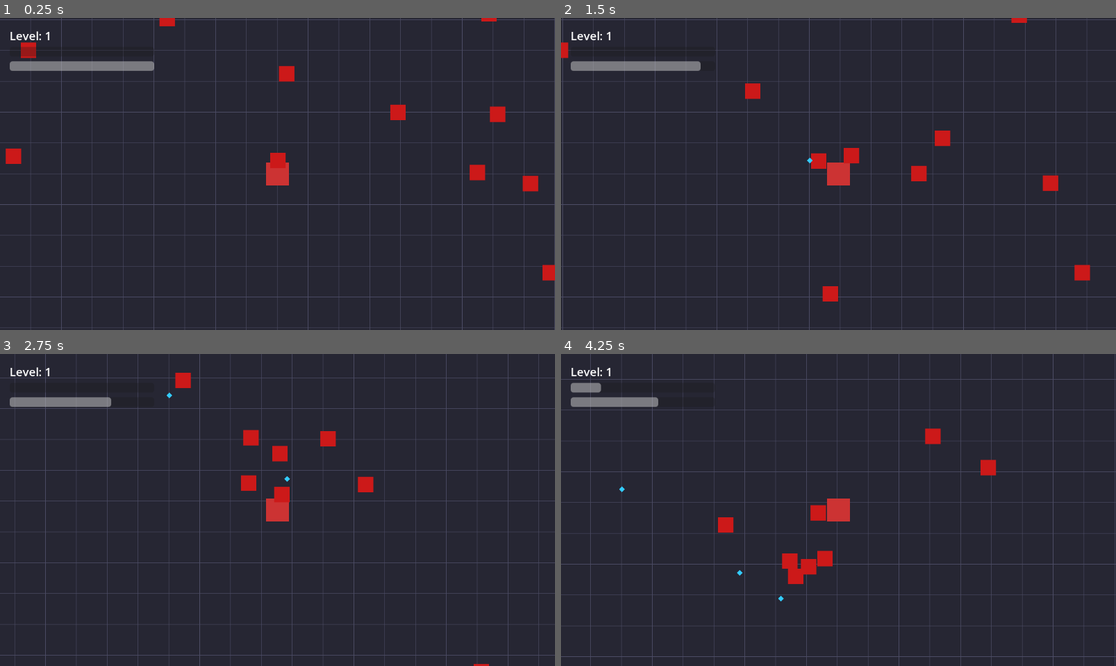
Above: before the commit, frames 1-4 (two rows, left to right).
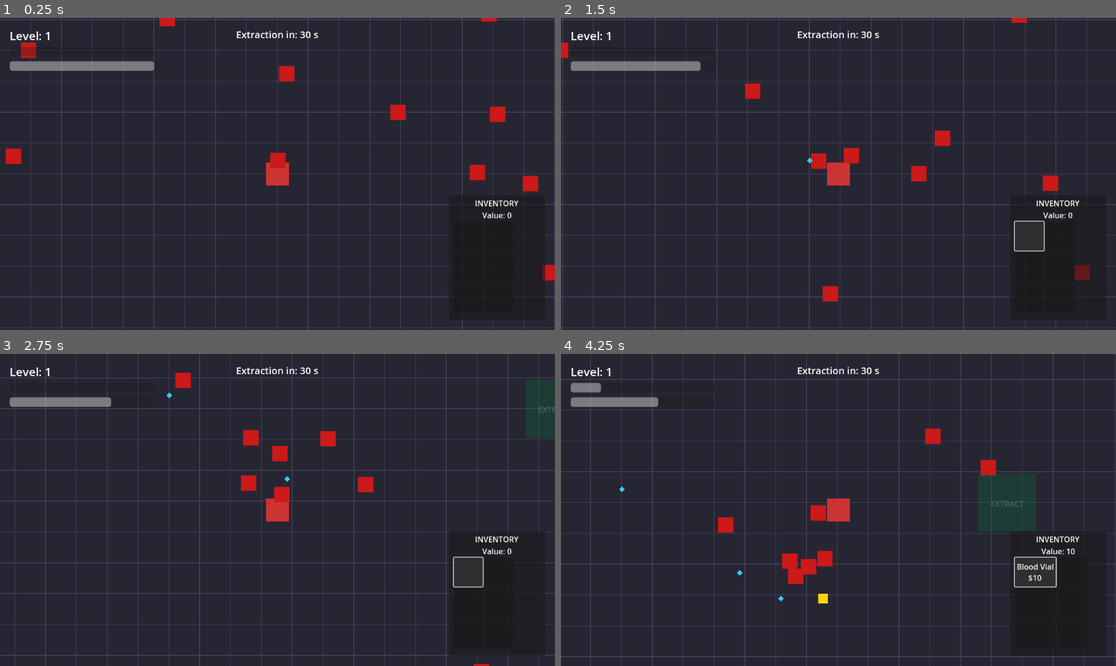
Above: after the commit, the same moments.

Repository: marlonpg/poc-vampire-raiders
Game: Godot game, scene res://scenes/world/GameWorld.tscn
Same seed, same stepped clock (60 frames per second), same inputs: the game is played once before the commit and once after it.
Inputs (mouse positions are in pixels of both pictures, inside the frame that each line leads up to):
- Up to frame 1 (0.25 s): no input
- Up to frame 2 (1.5 s): click (1027, 236) at 0.52 s; tap Enter (ui_accept) at 1.25, 1.35 s; hold D (move_right) from 1.28 s (still down)
- Up to frame 3 (2.75 s): tap Enter (ui_accept) at 1.52, 1.82, 2.1, 2.27, 2.57 s; release D (move_right) at 2.03 s; hold S (move_down) from 2.03 s (still down)
- Up to frame 4 (4.25 s): release S (move_down) at 2.78 s; hold D (move_right) 2.78-3.53 s; tap Enter (ui_accept) at 2.85, 3.6, 3.77, 4.07 s; hold W (move_up) from 3.53 s (still down)

The runs differ from the first frame. In frame 1, 0.6% of the frame differs, in the area x 42-99%, y 4-97%; in frame 2, 0.8%; in frame 3, 0.8%; in frame 4, 1.0%.

Commit message:
feat: add loot system and extraction mechanics
Loot & Inventory System:
- Implement 6-slot grid inventory with visual UI (bottom-right)
- Add loot drops from enemies (10% chance, gold squares)
- Create clickable inventory slots to drop items
- Track total loot value for extraction
- Items dropped with offset to prevent auto-pickup

Extraction System:
- Add 2 extraction points (east/west) that unlock after 30s
- Implement 5-second extraction timer with stay-in-zone requirement
- Create extraction progress bar (bottom center)
- Add countdown timer UI showing time until extraction unlocks
- Build win screen displaying extracted loot value

Game Manager:
- Add game timer and extraction unlock system
- Coordinate extraction point activation
- Manage game state and win conditions

Complete extraction loop: survive → collect loot → manage inventory → extract → win with loot value displayed. Core unique mechanic (vs Vampire Survivors) now functional.

Diff:
--- a/poc-godot/vampire-raiders/scenes/enemies/BasicEnemy.tscn
+++ b/poc-godot/vampire-raiders/scenes/enemies/BasicEnemy.tscn
@@ -1,7 +1,8 @@
-[gd_scene load_steps=4 format=3 uid="uid://c8yqm3xr5vn2w"]
+[gd_scene load_steps=5 format=3 uid="uid://c8yqm3xr5vn2w"]
 
 [ext_resource type="Script" path="res://scripts/enemies/basic_enemy.gd" id="1_enemy"]
 [ext_resource type="PackedScene" uid="uid://bq5m8xr3vn4w2" path="res://scenes/loot/XPGem.tscn" id="2_xp"]
+[ext_resource type="PackedScene" uid="uid://cp6n9yr5vn1w5" path="res://scenes/loot/LootItem.tscn" id="3_loot"]
 
 [sub_resource type="CircleShape2D" id="CircleShape2D_enemy"]
 radius = 12.0
@@ -11,6 +12,8 @@
 collision_mask = 1
 script = ExtResource("1_enemy")
 xp_gem_scene = ExtResource("2_xp")
+loot_scene = ExtResource("3_loot")
+loot_drop_chance = 0.1
 
 [node name="CollisionShape2D" type="CollisionShape2D" parent="."]
 shape = SubResource("CircleShape2D_enemy")
--- /dev/null
+++ b/poc-godot/vampire-raiders/scenes/loot/LootItem.tscn
@@ -0,0 +1,18 @@
+[gd_scene load_steps=3 format=3 uid="uid://cp6oayr5vn1w5"]
+
+[ext_resource type="Script" path="res://scripts/systems/loot_item.gd" id="1_loot"]
+
+[sub_resource type="CircleShape2D" id="CircleShape2D_loot"]
+radius = 12.0
+
+[node name="LootItem" type="Area2D"]
+collision_layer = 8
+collision_mask = 1
+script = ExtResource("1_loot")
+
+[node name="CollisionShape2D" type="CollisionShape2D" parent="."]
+shape = SubResource("CircleShape2D_loot")
+
+[node name="Visual" type="Polygon2D" parent="."]
+color = Color(1, 0.84, 0, 1)
+polygon = PackedVector2Array(-10, -10, 10, -10, 10, 10, -10, 10)
--- a/poc-godot/vampire-raiders/scenes/player/Player.tscn
+++ b/poc-godot/vampire-raiders/scenes/player/Player.tscn
@@ -1,8 +1,10 @@
-[gd_scene load_steps=5 format=3 uid="uid://bxqvh5yjwxfyh"]
+[gd_scene load_steps=7 format=3 uid="uid://bxqvh5yjwxfyh"]
 
 [ext_resource type="Script" path="res://scripts/player/player.gd" id="1_player"]
 [ext_resource type="Script" path="res://scripts/weapons/weapon_controller.gd" id="2_weapon"]
 [ext_resource type="PackedScene" uid="uid://dkw8xp5yjm3r1" path="res://scenes/weapons/BloodDagger.tscn" id="3_dagger"]
+[ext_resource type="Script" path="res://scripts/systems/inventory.gd" id="4_inventory"]
+[ext_resource type="PackedScene" uid="uid://cp6n9yr5vn1w5" path="res://scenes/loot/LootItem.tscn" id="5_loot"]
 
 [sub_resource type="CircleShape2D" id="CircleShape2D_player"]
 radius = 16.0
@@ -26,3 +28,8 @@
 projectile_scene = ExtResource("3_dagger")
 fire_rate = 0.5
 max_range = 448.0
+
+[node name="Inventory" type="Node" parent="."]
+script = ExtResource("4_inventory")
+max_slots = 6
+loot_item_scene = ExtResource("5_loot")
--- a/poc-godot/vampire-raiders/scenes/ui/HUD.tscn
+++ b/poc-godot/vampire-raiders/scenes/ui/HUD.tscn
@@ -1,7 +1,9 @@
-[gd_scene load_steps=3 format=3 uid="uid://c3xnayr5vn8w3"]
+[gd_scene load_steps=5 format=3 uid="uid://c3xnayr5vn8w3"]
 
 [ext_resource type="Script" path="res://scripts/ui/hud.gd" id="1_hud"]
 [ext_resource type="PackedScene" uid="uid://d8xm3yr5vn9w4" path="res://scenes/ui/LevelUpMenu.tscn" id="2_menu"]
+[ext_resource type="PackedScene" uid="uid://dq7n8yr5vn2w6" path="res://scenes/ui/InventoryUI.tscn" id="3_inv"]
+[ext_resource type="PackedScene" uid="uid://cs9n6yr5vn4w8" path="res://scenes/ui/WinScreen.tscn" id="4_win"]
 
 [node name="HUD" type="CanvasLayer"]
 script = ExtResource("1_hud")
@@ -31,4 +33,31 @@
 value = 100.0
 show_percentage = false
 
+[node name="TimerLabel" type="Label" parent="."]
+anchor_left = 0.5
+anchor_right = 0.5
+offset_left = -100.0
+offset_top = 20.0
+offset_right = 100.0
+offset_bottom = 50.0
+theme_override_font_sizes/font_size = 20
+text = "Extraction in: 30 s"
+horizontal_alignment = 1
+
+[node name="ExtractionBar" type="ProgressBar" parent="."]
+anchor_left = 0.5
+anchor_top = 1.0
+anchor_right = 0.5
+anchor_bottom = 1.0
+offset_left = -200.0
+offset_top = -50.0
+offset_right = 200.0
+offset_bottom = -30.0
+max_value = 100.0
+show_percentage = false
+
 [node name="LevelUpMenu" parent="." instance=ExtResource("2_menu")]
+
+[node name="InventoryUI" parent="." instance=ExtResource("3_inv")]
+
+[node name="WinScreen" parent="." instance=ExtResource("4_win") groups=["win_screen"]]
--- /dev/null
+++ b/poc-godot/vampire-raiders/scenes/ui/InventoryUI.tscn
@@ -0,0 +1,59 @@
+[gd_scene load_steps=2 format=3 uid="uid://dq7n8yr5vn2w6"]
+
+[ext_resource type="Script" path="res://scripts/ui/inventory_ui.gd" id="1_inv_ui"]
+
+[node name="InventoryUI" type="Control"]
+layout_mode = 3
+anchors_preset = 3
+anchor_left = 1.0
+anchor_top = 1.0
+anchor_right = 1.0
+anchor_bottom = 1.0
+offset_left = -220.0
+offset_top = -280.0
+offset_right = -20.0
+offset_bottom = -20.0
+grow_horizontal = 0
+grow_vertical = 0
+script = ExtResource("1_inv_ui")
+
+[node name="Panel" type="Panel" parent="."]
+layout_mode = 1
+anchors_preset = 15
+anchor_right = 1.0
+anchor_bottom = 1.0
+grow_horizontal = 2
+grow_vertical = 2
+
+[node name="Title" type="Label" parent="Panel"]
+layout_mode = 1
+anchors_preset = 10
+anchor_right = 1.0
+offset_top = 5.0
+offset_bottom = 25.0
+grow_horizontal = 2
+text = "INVENTORY"
+horizontal_alignment = 1
+
+[node name="ValueLabel" type="Label" parent="Panel"]
+layout_mode = 1
+anchors_preset = 10
+anchor_right = 1.0
+offset_top = 30.0
+offset_bottom = 50.0
+grow_horizontal = 2
+text = "Value: 0"
+horizontal_alignment = 1
+
+[node name="GridContainer" type="GridContainer" parent="Panel"]
+layout_mode = 1
+anchors_preset = 15
+anchor_right = 1.0
+anchor_bottom = 1.0
+offset_left = 10.0
+offset_top = 55.0
+offset_right = -10.0
+offset_bottom = -10.0
+grow_horizontal = 2
+grow_vertical = 2
+columns = 2
--- /dev/null
+++ b/poc-godot/vampire-raiders/scenes/ui/WinScreen.tscn
@@ -0,0 +1,46 @@
+[gd_scene load_steps=2 format=3 uid="uid://ctan6yr5vn4w8"]
+
+[ext_resource type="Script" path="res://scripts/ui/win_screen.gd" id="1_win"]
+
+[node name="WinScreen" type="CanvasLayer"]
+process_mode = 3
+script = ExtResource("1_win")
+
+[node name="Panel" type="Panel" parent="."]
+anchors_preset = 15
+anchor_right = 1.0
+anchor_bottom = 1.0
+grow_horizontal = 2
+grow_vertical = 2
+
+[node name="VBoxContainer" type="VBoxContainer" parent="Panel"]
+layout_mode = 1
+anchors_preset = 8
+anchor_left = 0.5
+anchor_top = 0.5
+anchor_right = 0.5
+anchor_bottom = 0.5
+offset_left = -150.0
+offset_top = -100.0
+offset_right = 150.0
+offset_bottom = 100.0
+grow_horizontal = 2
+grow_vertical = 2
+theme_override_constants/separation = 20
+alignment = 1
+
+[node name="Title" type="Label" parent="Panel/VBoxContainer"]
+layout_mode = 2
+theme_override_font_sizes/font_size = 32
+text = "EXTRACTION COMPLETE!"
+horizontal_alignment = 1
+
+[node name="LootLabel" type="Label" parent="Panel/VBoxContainer"]
+layout_mode = 2
+theme_override_font_sizes/font_size = 24
+text = "Loot Value: $0"
+horizontal_alignment = 1
+
+[node name="RestartButton" type="Button" parent="Panel/VBoxContainer"]
+layout_mode = 2
+text = "Play Again"
--- /dev/null
+++ b/poc-godot/vampire-raiders/scenes/world/ExtractionPoint.tscn
@@ -0,0 +1,26 @@
+[gd_scene load_steps=3 format=3 uid="uid://dr8n7yr5vn3w7"]
+
+[ext_resource type="Script" path="res://scripts/systems/extraction_point.gd" id="1_extract"]
+
+[sub_resource type="CircleShape2D" id="CircleShape2D_extract"]
+radius = 80.0
+
+[node name="ExtractionPoint" type="Area2D"]
+collision_layer = 0
+collision_mask = 1
+script = ExtResource("1_extract")
+
+[node name="CollisionShape2D" type="CollisionShape2D" parent="."]
+shape = SubResource("CircleShape2D_extract")
+
+[node name="Visual" type="Polygon2D" parent="."]
+color = Color(0, 1, 0.5, 0.5)
+polygon = PackedVector2Array(-60, -60, 60, -60, 60, 60, -60, 60)
+
+[node name="Label" type="Label" parent="."]
+offset_left = -40.0
+offset_top = -10.0
+offset_right = 40.0
+offset_bottom = 10.0
+text = "EXTRACT"
+horizontal_alignment = 1
--- a/poc-godot/vampire-raiders/scenes/world/GameWorld.tscn
+++ b/poc-godot/vampire-raiders/scenes/world/GameWorld.tscn
@@ -1,10 +1,12 @@
-[gd_scene load_steps=6 format=3 uid="uid://4lxpvhcjobee"]
+[gd_scene load_steps=8 format=3 uid="uid://4lxpvhcjobee"]
 
 [ext_resource type="PackedScene" uid="uid://bxqvh5yjwxfyh" path="res://scenes/player/Player.tscn" id="1_player"]
 [ext_resource type="Script" path="res://scripts/world/grid_background.gd" id="2_grid"]
 [ext_resource type="Script" path="res://scripts/managers/enemy_spawner.gd" id="3_spawner"]
 [ext_resource type="PackedScene" uid="uid://c8yqm3xr5vn2w" path="res://scenes/enemies/BasicEnemy.tscn" id="4_enemy"]
 [ext_resource type="PackedScene" uid="uid://c3xm9yr5vn8w3" path="res://scenes/ui/HUD.tscn" id="5_hud"]
+[ext_resource type="Script" path="res://scripts/managers/game_manager.gd" id="6_manager"]
+[ext_resource type="PackedScene" uid="uid://dr8n7yr5vn3w7" path="res://scenes/world/ExtractionPoint.tscn" id="7_extract"]
 
 [node name="GameWorld" type="Node2D"]
 
@@ -29,3 +31,13 @@
 map_size = 100
 
 [node name="HUD" parent="." instance=ExtResource("5_hud")]
+
+[node name="GameManager" type="Node" parent="."]
+script = ExtResource("6_manager")
+extraction_unlock_time = 30.0
+
+[node name="ExtractionPoint1" parent="." instance=ExtResource("7_extract") groups=["extraction_points"]]
+position = Vector2(800, 0)
+
+[node name="ExtractionPoint2" parent="." instance=ExtResource("7_extract") groups=["extraction_points"]]
+position = Vector2(-800, 0)
--- a/poc-godot/vampire-raiders/scripts/enemies/basic_enemy.gd
+++ b/poc-godot/vampire-raiders/scripts/enemies/basic_enemy.gd
@@ -5,6 +5,8 @@
 @export var aggro_range: float = 512.0
 @export var damage: int = 10
 @export var xp_gem_scene: PackedScene
+@export var loot_scene: PackedScene
+@export var loot_drop_chance: float = 0.1
 
 var player: CharacterBody2D
 var damage_cooldown: float = 0.0
@@ -45,3 +47,8 @@
 		var gem = xp_gem_scene.instantiate()
 		gem.global_position = global_position
 		get_tree().root.add_child(gem)
+
+	if loot_scene and randf() < loot_drop_chance:
+		var loot = loot_scene.instantiate()
+		loot.global_position = global_position
+		get_tree().root.add_child(loot)
--- /dev/null
+++ b/poc-godot/vampire-raiders/scripts/managers/game_manager.gd
@@ -0,0 +1,27 @@
+extends Node
+
+@export var extraction_unlock_time: float = 60.0
+
+var game_time: float = 0.0
+var extractions_unlocked: bool = false
+
+signal extractions_available
+
+func _process(delta: float) -> void:
+	game_time += delta
+
+	if not extractions_unlocked and game_time >= extraction_unlock_time:
+		_unlock_extractions()
+
+func _unlock_extractions() -> void:
+	extractions_unlocked = true
+	extractions_available.emit()
+	print("Extraction points now available!")
+
+	var extraction_points = get_tree().get_nodes_in_group("extraction_points")
+	for point in extraction_points:
+		if point.has_method("activate"):
+			point.activate()
+
+func get_time_until_extraction() -> float:
+	return max(0, extraction_unlock_time - game_time)
--- a/poc-godot/vampire-raiders/scripts/player/player.gd
+++ b/poc-godot/vampire-raiders/scripts/player/player.gd
@@ -13,6 +13,8 @@
 signal level_up(new_level: int)
 signal health_changed(current_health: int, max_health: int)
 signal player_died
+
+@onready var inventory = $Inventory
 
 func _ready() -> void:
 	add_to_group("player")
--- /dev/null
+++ b/poc-godot/vampire-raiders/scripts/systems/extraction_point.gd
@@ -0,0 +1,73 @@
+extends Area2D
+
+@export var extraction_time: float = 5.0
+@export var active: bool = false
+
+var extracting: bool = false
+var extraction_timer: float = 0.0
+var player_in_zone: Node2D = null
+
+signal extraction_started
+signal extraction_complete
+signal extraction_cancelled
+
+func _ready() -> void:
+	body_entered.connect(_on_body_entered)
+	body_exited.connect(_on_body_exited)
+
+	if not active:
+		modulate = Color(0.5, 0.5, 0.5, 0.5)
+
+func _process(delta: float) -> void:
+	if not active:
+		return
+
+	if extracting and player_in_zone:
+		extraction_timer += delta
+		if extraction_timer >= extraction_time:
+			_complete_extraction()
+
+	if player_in_zone and Input.is_action_just_pressed("ui_accept"):
+		if not extracting:
+			_start_extraction()
+
+func activate() -> void:
+	active = true
+	modulate = Color(1, 1, 1, 1)
+
+func _on_body_entered(body: Node2D) -> void:
+	if body.is_in_group("player") and active:
+		player_in_zone = body
+		var hud = get_tree().get_first_node_in_group("hud")
+		if hud and hud.has_method("set_extraction_point"):
+			hud.set_extraction_point(self)
+
+func _on_body_exited(body: Node2D) -> void:
+	if body == player_in_zone:
+		if extracting:
+			_cancel_extraction()
+		player_in_zone = null
+
+func _start_extraction() -> void:
+	extracting = true
+	extraction_timer = 0.0
+	extraction_started.emit()
+	print("Extraction started! Stay in zone for %d seconds" % extraction_time)
+
+func _cancel_extraction() -> void:
+	extracting = false
+	extraction_timer = 0.0
+	extraction_cancelled.emit()
+	print("Extraction cancelled!")
+
+func _complete_extraction() -> void:
+	extracting = false
+	extraction_complete.emit()
+
+	var player = get_tree().get_first_node_in_group("player")
+	var win_screen = get_tree().get_first_node_in_group("win_screen")
+
+	if player and win_screen:
+		var inventory = player.get_node_or_null("Inventory")
+		var loot_value = inventory.get_total_value() if inventory else 0
+		win_screen.show_win(loot_value)
--- /dev/null
+++ b/poc-godot/vampire-raiders/scripts/systems/inventory.gd
@@ -0,0 +1,63 @@
+extends Node
+
+@export var max_slots: int = 6
+@export var loot_item_scene: PackedScene
+
+var items: Array = []
+
+signal inventory_changed
+signal inventory_full
+signal item_dropped(index: int)
+
+func add_item(item_data: Dictionary) -> bool:
+	var slots_needed = item_data.get("slots", 1)
+
+	if get_used_slots() + slots_needed > max_slots:
+		inventory_full.emit()
+		return false
+
+	items.append(item_data)
+	inventory_changed.emit()
+	return true
+
+func remove_item(index: int) -> void:
+	if index >= 0 and index < items.size():
+		items.remove_at(index)
+		inventory_changed.emit()
+
+func drop_item(index: int) -> void:
+	if index >= 0 and index < items.size():
+		var item_data = items[index]
+		items.remove_at(index)
+		item_dropped.emit(index)
+		inventory_changed.emit()
+
+		if loot_item_scene:
+			var loot = loot_item_scene.instantiate()
+			loot.item_name = item_data.name
+			loot.item_value = item_data.value
+			loot.slots_required = item_data.slots
+
+			var offset = Vector2(randf_range(-50, 50), randf_range(-50, 50))
+			loot.global_position = get_parent().global_position + offset
+
+			get_tree().root.add_child(loot)
+
+func get_used_slots() -> int:
+	var used = 0
+	for item in items:
+		used += item.get("slots", 1)
+	return used
+
+func get_available_slots() -> int:
+	return max_slots - get_used_slots()
+
+func clear() -> void:
+	items.clear()
+	inventory_changed.emit()
+
+func get_total_value() -> int:
+	var total = 0
+	for item in items:
+		total += item.get("value", 0)
+	return total
--- /dev/null
+++ b/poc-godot/vampire-raiders/scripts/systems/loot_item.gd
@@ -0,0 +1,22 @@
+extends Area2D
+
+@export var item_name: String = "Blood Vial"
+@export var item_value: int = 10
+@export var slots_required: int = 1
+@export var item_color: Color = Color.GOLD
+
+func _ready() -> void:
+	body_entered.connect(_on_body_entered)
+	$Visual.color = item_color
+
+func _on_body_entered(body: Node2D) -> void:
+	if body.is_in_group("player"):
+		var inventory = body.get_node_or_null("Inventory")
+		if inventory:
+			var item_data = {
+				"name": item_name,
+				"value": item_value,
+				"slots": slots_required
+			}
+			if inventory.add_item(item_data):
+				queue_free()
--- a/poc-godot/vampire-raiders/scripts/ui/hud.gd
+++ b/poc-godot/vampire-raiders/scripts/ui/hud.gd
@@ -4,10 +4,15 @@
 @onready var xp_bar = $XPBar
 @onready var health_bar = $HealthBar
 @onready var level_up_menu = $LevelUpMenu
+@onready var timer_label = $TimerLabel
+@onready var extraction_bar = $ExtractionBar
 
 var player: CharacterBody2D
+var game_manager: Node
+var extraction_point: Area2D
 
 func _ready() -> void:
+	add_to_group("hud")
 	player = get_tree().get_first_node_in_group("player")
 	if player:
 		player.level_up.connect(_on_player_level_up)
@@ -16,11 +21,27 @@
 	if level_up_menu:
 		level_up_menu.upgrade_selected.connect(_on_upgrade_selected)
 
+	game_manager = get_tree().get_first_node_in_group("game_manager")
+	extraction_bar.visible = false
+
 func _process(_delta: float) -> void:
 	if player:
 		level_label.text = "Level: %d" % player.level
 		xp_bar.value = float(player.xp) / float(player.xp_to_next_level) * 100.0
 		health_bar.value = float(player.health) / float(player.max_health) * 100.0
+
+	if game_manager:
+		var time_left = game_manager.get_time_until_extraction()
+		if time_left > 0:
+			timer_label.text = "Extraction in: %d s" % int(time_left)
+		else:
+			timer_label.text = "Extraction Available!"
+
+	if extraction_point and extraction_point.extracting:
+		extraction_bar.visible = true
+		extraction_bar.value = (extraction_point.extraction_timer / extraction_point.extraction_time) * 100.0
+	else:
+		extraction_bar.visible = false
 
 func _on_player_level_up(new_level: int) -> void:
 	if level_up_menu:
@@ -30,5 +51,8 @@
 	if player:
 		player.apply_upgrade(upgrade_type)
 
+func set_extraction_point(point: Area2D) -> void:
+	extraction_point = point
+
 func _on_player_health_changed(current_health: int, max_health: int) -> void:
 	health_bar.value = float(current_health) / float(max_health) * 100.0
--- /dev/null
+++ b/poc-godot/vampire-raiders/scripts/ui/inventory_ui.gd
@@ -0,0 +1,50 @@
+extends Control
+
+@onready var grid = $Panel/GridContainer
+@onready var value_label = $Panel/ValueLabel
+
+var inventory: Node
+var slot_buttons: Array = []
+
+func _ready() -> void:
+	var player = get_tree().get_first_node_in_group("player")
+	if player:
+		inventory = player.get_node_or_null("Inventory")
+		if inventory:
+			inventory.inventory_changed.connect(_update_display)
+			inventory.inventory_full.connect(_on_inventory_full)
+			_create_slots()
+	_update_display()
+
+func _create_slots() -> void:
+	if not inventory:
+		return
+
+	for i in inventory.max_slots:
+		var button = Button.new()
+		button.custom_minimum_size = Vector2(60, 60)
+		button.text = ""
+		var slot_index = i
+		button.pressed.connect(func(): _on_slot_clicked(slot_index))
+		grid.add_child(button)
+		slot_buttons.append(button)
+
+func _update_display() -> void:
+	if not inventory:
+		return
+
+	value_label.text = "Value: %d" % inventory.get_total_value()
+
+	for i in slot_buttons.size():
+		if i < inventory.items.size():
+			var item = inventory.items[i]
+			slot_buttons[i].text = "%s\n$%d" % [item.name, item.value]
+		else:
+			slot_buttons[i].text = ""
+
+func _on_slot_clicked(index: int) -> void:
+	if inventory and index < inventory.items.size():
+		inventory.drop_item(index)
+
+func _on_inventory_full() -> void:
+	print("Inventory full!")
--- /dev/null
+++ b/poc-godot/vampire-raiders/scripts/ui/win_screen.gd
@@ -0,0 +1,17 @@
+extends CanvasLayer
+
+@onready var loot_label = $Panel/VBoxContainer/LootLabel
+@onready var restart_button = $Panel/VBoxContainer/RestartButton
+
+func _ready() -> void:
+	hide()
+	restart_button.pressed.connect(_on_restart_pressed)
+
+func show_win(loot_value: int) -> void:
+	get_tree().paused = true
+	loot_label.text = "Loot Value: $%d" % loot_value
+	show()
+
+func _on_restart_pressed() -> void:
+	get_tree().paused = false
+	get_tree().reload_current_scene()
Not shown, added: poc-godot/vampire-raiders/scripts/managers/game_manager.gd.uid
Not shown, added: poc-godot/vampire-raiders/scripts/systems/extraction_point.gd.uid
Not shown, added: poc-godot/vampire-raiders/scripts/systems/inventory.gd.uid
Not shown, added: poc-godot/vampire-raiders/scripts/systems/loot_item.gd.uid
Not shown, added: poc-godot/vampire-raiders/scripts/ui/inventory_ui.gd.uid
Not shown, added: poc-godot/vampire-raiders/scripts/ui/win_screen.gd.uid
